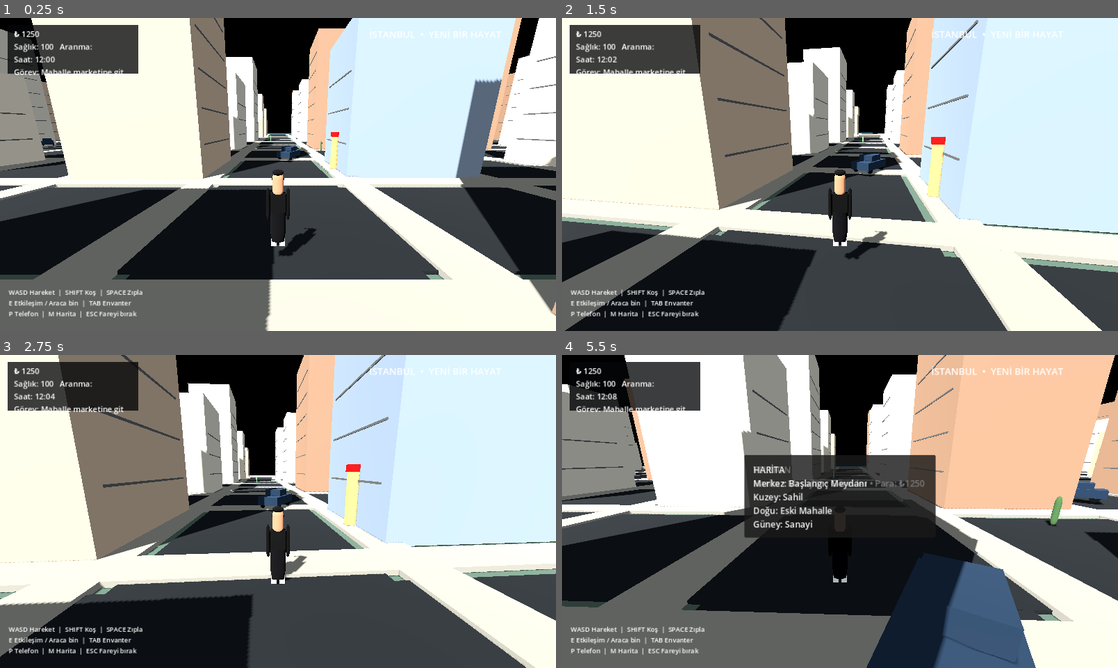
Above: before the commit, frames 1-4 (two rows, left to right).
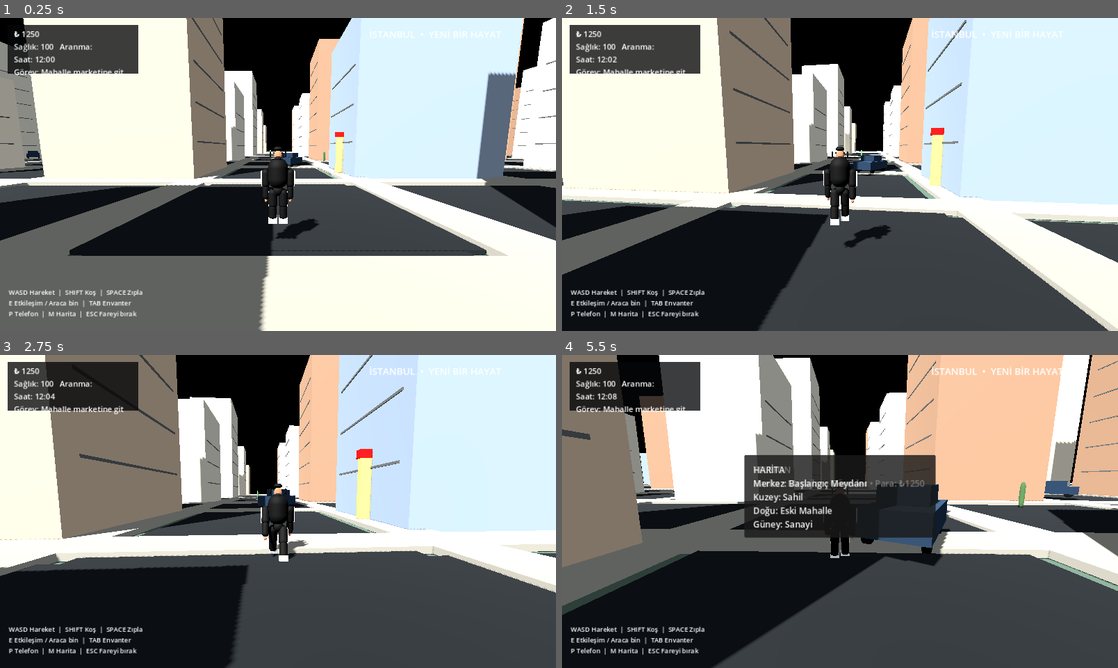
Above: after the commit, the same moments.

Repository: serafettin316972-gif/gta-tr
Game: Godot game, scene res://scenes/main.tscn
Same seed, same stepped clock (60 frames per second), same inputs: the game is played once before the commit and once after it.
Inputs (mouse positions are in pixels of both pictures, inside the frame that each line leads up to):
- Up to frame 1 (0.25 s): no input
- Up to frame 2 (1.5 s): tap Enter at 0.5 s; move the mouse to (867, 174) at 0.52 s; hold Shift 0.53-1.28 s; hold W from 0.53 s (still down); tap Space at 0.77 s; move the mouse to (812, 174) at 1.27 s; tap Shift at 1.35 s
- Up to frame 3 (2.75 s): keep holding W; tap Space at 1.52 s; move the mouse to (289, 505) at 2.02 s; hold E from 2.03 s (still down); tap Shift at 2.3 s
- Up to frame 4 (5.5 s): keep holding W; move the mouse to (834, 517) at 2.77 s; release E at 2.78 s; tap Tab at 2.85 s; tap Space at 3.02, 3.77, 4.52 s; tap Shift at 3.05, 4.55 s; move the mouse to (878, 514) at 3.52 s; hold Shift 3.53-4.28 s; tap P at 3.6 s; move the mouse to (795, 508) at 4.27 s; tap M at 4.35 s; move the mouse to (845, 511) at 5.02 s; hold Shift from 5.03 s (still down)

The runs differ from the first frame. In frame 1, 29% of the frame differs, in the area x 0-100%, y 0-100%; in frame 2, 31%; in frame 3, 30%; in frame 4, 56%.

Commit message:
Build articulated third-person Turkish character and locomotion animation

Diff:
--- a/TurkiyeOpenWorld/scripts/player.gd
+++ b/TurkiyeOpenWorld/scripts/player.gd
@@ -1,119 +1,197 @@
 extends CharacterBody3D
 
-@export var walk_speed := 5.2
-@export var run_speed := 8.4
-@export var jump_velocity := 4.5
+# Third-person character controller. The model is assembled from shaded,
+# articulated meshes so the project stays lightweight on integrated GPUs.
+@export var walk_speed := 4.8
+@export var run_speed := 7.2
+@export var acceleration := 18.0
+@export var jump_velocity := 4.6
+@export var mouse_sensitivity := 0.0022
+
 var gravity: float = ProjectSettings.get_setting("physics/3d/default_gravity")
 var camera_pivot: Node3D
 var camera: Camera3D
 var visual: Node3D
+var torso: Node3D
+var left_arm: Node3D
+var right_arm: Node3D
+var left_leg: Node3D
+var right_leg: Node3D
+var animation_clock := 0.0
 var driving := false
 var current_vehicle: CharacterBody3D
 var health := 100
+
+var _materials: Dictionary = {}
 
 func _ready() -> void:
 	_build_character()
 	var collision := CollisionShape3D.new()
 	var shape := CapsuleShape3D.new()
-	shape.radius = 0.34
-	shape.height = 2.0
+	shape.radius = 0.32
+	shape.height = 1.82
 	collision.shape = shape
-	collision.position.y = 1.0
+	collision.position.y = 0.91
 	add_child(collision)
+
 	camera_pivot = Node3D.new()
-	camera_pivot.position = Vector3(0, 1.55, 0)
+	camera_pivot.position = Vector3(0, 1.48, 0)
 	add_child(camera_pivot)
 	camera = Camera3D.new()
-	camera.position = Vector3(0, 2.2, 6.0)
-	camera.rotation_degrees.x = -13
+	camera.position = Vector3(0, 0.35, 5.4)
+	camera.rotation_degrees.x = -7
+	camera.fov = 72
 	camera.current = true
 	camera_pivot.add_child(camera)
 	Input.mouse_mode = Input.MOUSE_MODE_CAPTURED
 
-func _build_character() -> void:
-	visual = Node3D.new()
-	add_child(visual)
-	_add_capsule(visual, Vector3(0, 1.0, 0), Vector3(0.48, 1.0, 0.28), Color(0.035,0.04,0.05))
-	_add_box(visual, Vector3(0, 1.48, 0), Vector3(0.48,0.58,0.28), Color(0.025,0.03,0.04))
-	_add_box(visual, Vector3(0, 1.52, -0.151), Vector3(0.30,0.42,0.018), Color(0.83,0.82,0.77))
-	_add_capsule(visual, Vector3(-0.31,1.42,0), Vector3(0.13,0.53,0.13), Color(0.025,0.03,0.04))
-	_add_capsule(visual, Vector3(0.31,1.42,0), Vector3(0.13,0.53,0.13), Color(0.025,0.03,0.04))
-	_add_box(visual, Vector3(-0.31,1.45,-0.136), Vector3(0.055,0.52,0.018), Color(0.9,0.9,0.88))
-	_add_box(visual, Vector3(0.31,1.45,-0.136), Vector3(0.055,0.52,0.018), Color(0.9,0.9,0.88))
-	_add_capsule(visual, Vector3(-0.13,0.48,0), Vector3(0.14,0.48,0.15), Color(0.025,0.03,0.04))
-	_add_capsule(visual, Vector3(0.13,0.48,0), Vector3(0.14,0.48,0.15), Color(0.025,0.03,0.04))
-	_add_box(visual, Vector3(-0.13,0.08,-0.045), Vector3(0.18,0.12,0.30), Color(0.92,0.92,0.88))
-	_add_box(visual, Vector3(0.13,0.08,-0.045), Vector3(0.18,0.12,0.30), Color(0.92,0.92,0.88))
-	_add_capsule(visual, Vector3(0,2.05,0), Vector3(0.34,0.39,0.29), Color(0.66,0.46,0.34))
-	_add_sphere(visual, Vector3(0,2.43,0.02), Vector3(0.34,0.19,0.30), Color(0.055,0.045,0.04))
-	_add_box(visual, Vector3(0,2.16,-0.286), Vector3(0.40,0.055,0.035), Color(0.055,0.035,0.025))
-	_add_sphere(visual, Vector3(-0.12,2.10,-0.28), Vector3(0.035,0.025,0.018), Color(0.08,0.08,0.07))
-	_add_sphere(visual, Vector3(0.12,2.10,-0.28), Vector3(0.035,0.025,0.018), Color(0.08,0.08,0.07))
-	_add_box(visual, Vector3(0,1.82,-0.16), Vector3(0.18,0.025,0.018), Color(0.72,0.72,0.68))
-	_add_box(visual, Vector3(0.20,1.64,-0.16), Vector3(0.10,0.07,0.012), Color(0.75,0.03,0.035))
-	_add_sphere(visual, Vector3(0.20,1.64,-0.174), Vector3(0.018,0.018,0.008), Color(1,1,1))
+func _material(key: String, color: Color, roughness := 0.78, metallic := 0.0) -> StandardMaterial3D:
+	if _materials.has(key):
+		return _materials[key]
+	var material := StandardMaterial3D.new()
+	material.albedo_color = color
+	material.roughness = roughness
+	material.metallic = metallic
+	_materials[key] = material
+	return material
 
-func _add_box(parent: Node3D, pos: Vector3, size: Vector3, color: Color) -> void:
-	var mesh := BoxMesh.new()
-	mesh.size = size
-	var node := MeshInstance3D.new()
-	node.mesh = mesh
-	node.position = pos
-	var mat := StandardMaterial3D.new()
-	mat.albedo_color = color
-	mat.roughness = 0.82
-	node.material_override = mat
-	parent.add_child(node)
-
-func _add_capsule(parent: Node3D, pos: Vector3, scale_v: Vector3, color: Color) -> void:
-	var mesh := CapsuleMesh.new()
+func _mesh(parent: Node3D, mesh: Mesh, pos: Vector3, mat: Material, scale_v := Vector3.ONE) -> MeshInstance3D:
 	var node := MeshInstance3D.new()
 	node.mesh = mesh
 	node.position = pos
 	node.scale = scale_v
-	var mat := StandardMaterial3D.new()
-	mat.albedo_color = color
 	node.material_override = mat
+	node.cast_shadow = GeometryInstance3D.SHADOW_CASTING_SETTING_ON
 	parent.add_child(node)
+	return node
 
-func _add_sphere(parent: Node3D, pos: Vector3, scale_v: Vector3, color: Color) -> void:
-	var node := MeshInstance3D.new()
-	node.mesh = SphereMesh.new()
-	node.position = pos
-	node.scale = scale_v
-	var mat := StandardMaterial3D.new()
-	mat.albedo_color = color
-	node.material_override = mat
-	parent.add_child(node)
+func _capsule(parent: Node3D, pos: Vector3, radius: float, height: float, mat: Material) -> MeshInstance3D:
+	var mesh := CapsuleMesh.new()
+	mesh.radius = radius
+	mesh.height = height
+	return _mesh(parent, mesh, pos, mat)
+
+func _sphere(parent: Node3D, pos: Vector3, scale_v: Vector3, mat: Material) -> MeshInstance3D:
+	return _mesh(parent, SphereMesh.new(), pos, mat, scale_v)
+
+func _box(parent: Node3D, pos: Vector3, size: Vector3, mat: Material) -> MeshInstance3D:
+	var mesh := BoxMesh.new()
+	mesh.size = size
+	return _mesh(parent, mesh, pos, mat)
+
+func _build_character() -> void:
+	visual = Node3D.new()
+	add_child(visual)
+
+	var tracksuit := _material("tracksuit", Color(0.018, 0.024, 0.032))
+	var tracksuit_dark := _material("tracksuit_dark", Color(0.009, 0.013, 0.019))
+	var stripe := _material("stripe", Color(0.83, 0.85, 0.84), 0.55)
+	var skin := _material("skin", Color(0.61, 0.39, 0.28), 0.88)
+	var skin_light := _material("skin_light", Color(0.72, 0.49, 0.36), 0.86)
+	var hair := _material("hair", Color(0.025, 0.019, 0.016))
+	var white := _material("shirt", Color(0.88, 0.87, 0.82), 0.9)
+	var shoe := _material("shoe", Color(0.91, 0.91, 0.87), 0.65)
+	var eye := _material("eye", Color(0.055, 0.04, 0.03), 0.4)
+	var red := _material("flag_red", Color(0.72, 0.035, 0.045), 0.65)
+
+	# Torso and layered jacket.
+	torso = Node3D.new()
+	torso.position.y = 0.98
+	visual.add_child(torso)
+	_capsule(torso, Vector3(0, 0.22, 0), 0.255, 0.78, tracksuit)
+	_capsule(torso, Vector3(0, -0.22, 0), 0.22, 0.28, tracksuit_dark)
+	_box(torso, Vector3(0, 0.22, -0.226), Vector3(0.29, 0.43, 0.025), white)
+	_box(torso, Vector3(0, 0.22, -0.244), Vector3(0.018, 0.42, 0.012), stripe)
+	_box(torso, Vector3(0.19, 0.02, -0.214), Vector3(0.075, 0.055, 0.018), red)
+	_box(torso, Vector3(0.19, 0.02, -0.226), Vector3(0.032, 0.025, 0.008), white)
+
+	# Neck and head.
+	_capsule(visual, Vector3(0, 1.43, 0), 0.105, 0.24, skin)
+	_sphere(visual, Vector3(0, 1.65, 0), Vector3(0.205, 0.245, 0.185), skin)
+	_sphere(visual, Vector3(0, 1.81, 0.015), Vector3(0.215, 0.115, 0.19), hair)
+	_sphere(visual, Vector3(-0.19, 1.67, 0.015), Vector3(0.045, 0.15, 0.17), hair)
+	_sphere(visual, Vector3(0.19, 1.67, 0.015), Vector3(0.045, 0.15, 0.17), hair)
+	_sphere(visual, Vector3(0, 1.57, 0.095), Vector3(0.18, 0.12, 0.10), hair)
+	# Joined eyebrow, eyes, nose and mouth are kept subtle and readable.
+	_box(visual, Vector3(0, 1.704, -0.177), Vector3(0.245, 0.035, 0.025), hair)
+	_sphere(visual, Vector3(-0.075, 1.66, -0.174), Vector3(0.025, 0.018, 0.012), eye)
+	_sphere(visual, Vector3(0.075, 1.66, -0.174), Vector3(0.025, 0.018, 0.012), eye)
+	_sphere(visual, Vector3(0, 1.625, -0.195), Vector3(0.035, 0.04, 0.035), skin_light)
+	_box(visual, Vector3(0, 1.555, -0.178), Vector3(0.075, 0.012, 0.012), hair)
+
+	# Articulated arms: separate shoulder pivots make the walk cycle visible.
+	left_arm = _make_arm(-1, tracksuit, stripe, skin)
+	right_arm = _make_arm(1, tracksuit, stripe, skin)
+	left_leg = _make_leg(-1, tracksuit, stripe, shoe)
+	right_leg = _make_leg(1, tracksuit, stripe, shoe)
+
+func _make_arm(side: int, jacket: Material, stripe_mat: Material, hand_mat: Material) -> Node3D:
+	var pivot := Node3D.new()
+	pivot.position = Vector3(0.31 * side, 1.29, 0)
+	visual.add_child(pivot)
+	_capsule(pivot, Vector3(0, -0.22, 0), 0.105, 0.48, jacket)
+	_box(pivot, Vector3(0.105 * side, -0.22, -0.005), Vector3(0.025, 0.38, 0.12), stripe_mat)
+	_capsule(pivot, Vector3(0, -0.57, 0), 0.085, 0.38, jacket)
+	_sphere(pivot, Vector3(0, -0.79, -0.005), Vector3(0.075, 0.09, 0.07), hand_mat)
+	return pivot
+
+func _make_leg(side: int, pants: Material, stripe_mat: Material, shoe_mat: Material) -> Node3D:
+	var pivot := Node3D.new()
+	pivot.position = Vector3(0.135 * side, 0.77, 0)
+	visual.add_child(pivot)
+	_capsule(pivot, Vector3(0, -0.22, 0), 0.12, 0.52, pants)
+	_box(pivot, Vector3(0.105 * side, -0.22, -0.005), Vector3(0.025, 0.40, 0.13), stripe_mat)
+	_capsule(pivot, Vector3(0, -0.57, 0), 0.105, 0.43, pants)
+	_box(pivot, Vector3(0, -0.79, -0.055), Vector3(0.22, 0.13, 0.34), shoe_mat)
+	_box(pivot, Vector3(0, -0.855, -0.07), Vector3(0.22, 0.025, 0.33), stripe_mat)
+	return pivot
 
 func _unhandled_input(event: InputEvent) -> void:
 	if event is InputEventMouseMotion and Input.mouse_mode == Input.MOUSE_MODE_CAPTURED and not driving:
-		rotate_y(-event.relative.x * 0.0025)
-		camera_pivot.rotate_x(-event.relative.y * 0.002)
-		camera_pivot.rotation.x = clamp(camera_pivot.rotation.x, -0.65, 0.35)
+		rotate_y(-event.relative.x * mouse_sensitivity)
+		camera_pivot.rotate_x(-event.relative.y * mouse_sensitivity)
+		camera_pivot.rotation.x = clamp(camera_pivot.rotation.x, -0.48, 0.28)
 	if event.is_action_pressed("ui_cancel"):
 		Input.mouse_mode = Input.MOUSE_MODE_VISIBLE if Input.mouse_mode == Input.MOUSE_MODE_CAPTURED else Input.MOUSE_MODE_CAPTURED
 
 func _physics_process(delta: float) -> void:
 	if driving and is_instance_valid(current_vehicle):
-		global_position = current_vehicle.global_position + Vector3(0,1.0,0)
+		global_position = current_vehicle.global_position + Vector3(0, 1.0, 0)
 		rotation.y = current_vehicle.rotation.y
 		return
+
 	var input_dir := Vector2.ZERO
 	input_dir.x = float(Input.is_key_pressed(KEY_D)) - float(Input.is_key_pressed(KEY_A))
 	input_dir.y = float(Input.is_key_pressed(KEY_S)) - float(Input.is_key_pressed(KEY_W))
 	input_dir = input_dir.normalized()
-	var direction := (transform.basis * Vector3(input_dir.x,0,input_dir.y)).normalized()
-	var speed := run_speed if Input.is_key_pressed(KEY_SHIFT) else walk_speed
+	var direction := (transform.basis * Vector3(input_dir.x, 0, input_dir.y)).normalized()
+	var running := Input.is_key_pressed(KEY_SHIFT)
+	var target_speed := run_speed if running else walk_speed
 	if direction.length_squared() > 0.0001:
-		velocity.x = direction.x * speed
-		velocity.z = direction.z * speed
-		visual.rotation.y = lerp_angle(visual.rotation.y, atan2(-direction.x,-direction.z)-rotation.y, delta*10.0)
+		velocity.x = move_toward(velocity.x, direction.x * target_speed, acceleration * delta)
+		velocity.z = move_toward(velocity.z, direction.z * target_speed, acceleration * delta)
+		visual.rotation.y = lerp_angle(visual.rotation.y, atan2(-direction.x, -direction.z) - rotation.y, delta * 11.0)
 	else:
-		velocity.x = move_toward(velocity.x,0,18*delta)
-		velocity.z = move_toward(velocity.z,0,18*delta)
+		velocity.x = move_toward(velocity.x, 0.0, acceleration * 1.35 * delta)
+		velocity.z = move_toward(velocity.z, 0.0, acceleration * 1.35 * delta)
+
 	if not is_on_floor():
 		velocity.y -= gravity * delta
 	elif Input.is_key_pressed(KEY_SPACE):
 		velocity.y = jump_velocity
+
 	move_and_slide()
+	_animate_character(delta, input_dir.length() > 0.05, running)
+
+func _animate_character(delta: float, moving: bool, running: bool) -> void:
+	var amount := 1.0 if moving else 0.0
+	var frequency := 11.5 if running else 8.2
+	if moving:
+		animation_clock += delta * frequency
+	var swing := sin(animation_clock) * (0.78 if running else 0.52) * amount
+	var blend_speed := delta * 12.0
+	left_leg.rotation.x = lerp_angle(left_leg.rotation.x, swing, blend_speed)
+	right_leg.rotation.x = lerp_angle(right_leg.rotation.x, -swing, blend_speed)
+	left_arm.rotation.x = lerp_angle(left_arm.rotation.x, -swing * 0.72, blend_speed)
+	right_arm.rotation.x = lerp_angle(right_arm.rotation.x, swing * 0.72, blend_speed)
+	torso.position.y = lerp(torso.position.y, 0.98 + (abs(sin(animation_clock * 2.0)) * 0.035 * amount), blend_speed)
